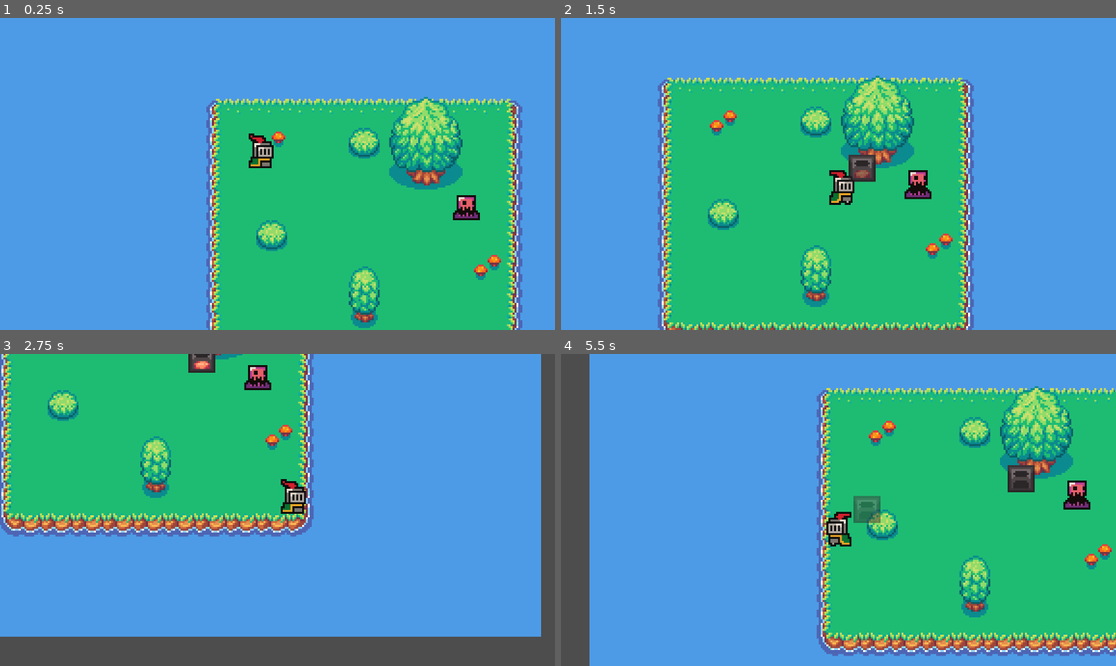
Above: before the commit, frames 1-4 (two rows, left to right).
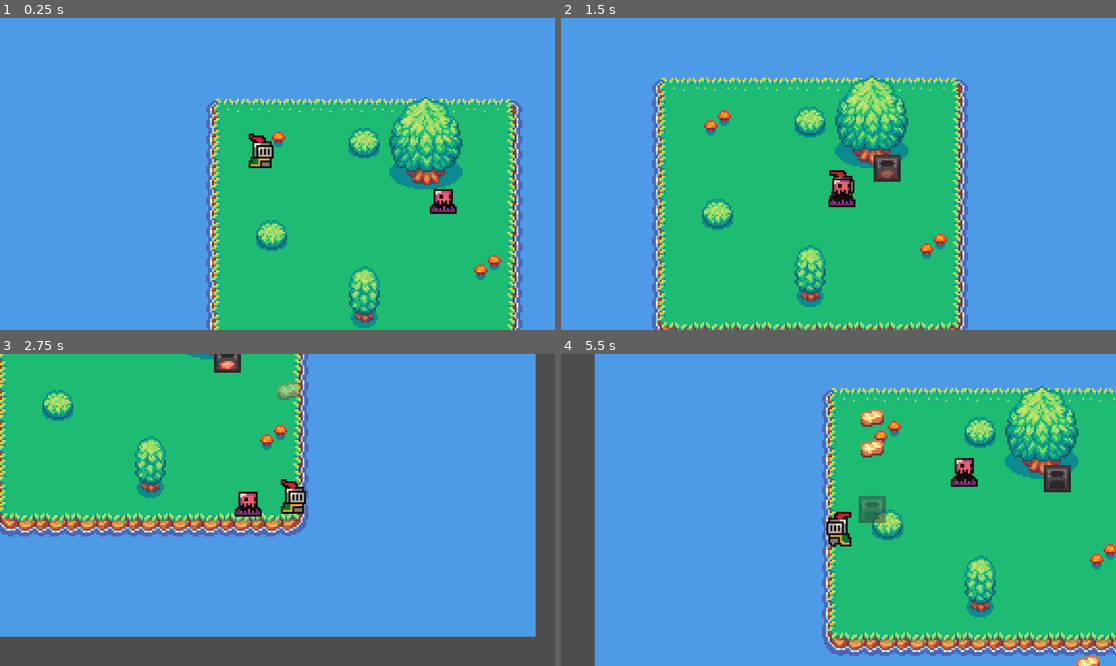
Above: after the commit, the same moments.

Repository: AlexAb123/May-Term
Game: Godot game, scene res://Scenes/Main.tscn
The game is run twice, just before and just after one commit, with the same random seed, the same clock (stepped at 60 frames per second) and the same inputs.
Inputs (mouse positions are in pixels of both pictures, inside the frame that each line leads up to):
- Up to frame 1 (0.25 s): no input
- Up to frame 2 (1.5 s): move the mouse to (960, 158) at 0.52 s; hold D (move_right) 0.53-1.28 s; tap G (g) at 0.6 s; click (960, 158) at 0.67 s; tap X (x) at 0.8, 1.35 s; move the mouse to (877, 167) at 1.27 s; hold S (move_down) from 1.28 s (still down); click (877, 167) at 1.42 s
- Up to frame 3 (2.75 s): tap Z (z) at 1.55, 2.1 s; move the mouse to (294, 375) at 2.02 s; release S (move_down) at 2.03 s; hold D (move_right) from 2.03 s (still down); click (294, 375) at 2.17 s; tap G (g) at 2.3 s
- Up to frame 4 (5.5 s): move the mouse to (810, 572) at 2.77 s; release D (move_right) at 2.78 s; hold W (move_up) 2.78-3.53 s; tap G (g) at 2.85, 4.55, 5.1 s; click (810, 572) at 2.92 s; tap X (x) at 3.05, 3.6, 5.3 s; move the mouse to (1005, 556) at 3.52 s; hold A (move_left) 3.53-5.03 s; tap Z (z) at 3.8, 4.35 s; move the mouse to (672, 463) at 4.27 s; move the mouse to (866, 510) at 5.02 s; hold S (move_down) from 5.03 s (still down); click (866, 510) at 5.17 s

The runs differ from the first frame. In frame 1, 0.6% of the frame differs, in the area x 77-87%, y 54-65%; in frame 2, 13%; in frame 3, 9.3%; in frame 4, 14%, in the area x 5-100%, y 0-100%.

Commit message:
c

Diff:
--- /dev/null
+++ b/Resources/Items/ITEM_Archer.tres
@@ -0,0 +1,12 @@
+[gd_resource type="Resource" script_class="PlaceableItem" load_steps=4 format=3 uid="uid://24o8tuukndqm"]
+
+[ext_resource type="PackedScene" uid="uid://bwxht4pvk6ljw" path="res://Scenes/Building Scenes/Defense Building Scenes/Archer.tscn" id="1_mc0io"]
+[ext_resource type="Script" path="res://Scripts/Resource Scripts/Item Scripts/Placeable_Item.gd" id="2_1kai3"]
+[ext_resource type="Texture2D" uid="uid://jvjggois8kt6" path="res://assets/Custom Sprites/Gold_Bar.png" id="3_0yupf"]
+
+[resource]
+script = ExtResource("2_1kai3")
+buildingScene = ExtResource("1_mc0io")
+name = "Archer"
+stackSize = 10
+sprite = ExtResource("3_0yupf")
--- a/Scenes/Building Scenes/Base Building Scenes/DefenseBuilding.tscn
+++ b/Scenes/Building Scenes/Base Building Scenes/DefenseBuilding.tscn
@@ -1,13 +1,23 @@
-[gd_scene load_steps=3 format=3 uid="uid://n0puljiygqrr"]
+[gd_scene load_steps=4 format=3 uid="uid://n0puljiygqrr"]
 
 [ext_resource type="PackedScene" uid="uid://dbg5hg88ngfkg" path="res://Scenes/Building Scenes/Base Building Scenes/Building.tscn" id="1_1tcue"]
 [ext_resource type="Script" path="res://Scripts/Building Scripts/DefenseBuilding.gd" id="2_6b44f"]
 
+[sub_resource type="CircleShape2D" id="CircleShape2D_55d75"]
+
 [node name="DefenseBuilding" instance=ExtResource("1_1tcue")]
 script = ExtResource("2_6b44f")
-deconstruct_time = null
-size = null
-health = null
-damage = null
-fire_rate = null
-range = null
+health = 0
+damage = 0
+fire_rate = 0.0
+range = 0.0
+
+[node name="DetectionArea2D" type="Area2D" parent="." index="3"]
+collision_layer = 2
+collision_mask = 2
+
+[node name="DetectionArea2DCollisionShape2D" type="CollisionShape2D" parent="DetectionArea2D" index="0"]
+shape = SubResource("CircleShape2D_55d75")
+
+[connection signal="body_entered" from="DetectionArea2D" to="." method="_on_detection_area_2d_body_entered"]
+[connection signal="body_exited" from="DetectionArea2D" to="." method="_on_detection_area_2d_body_exited"]
--- /dev/null
+++ b/Scenes/Building Scenes/Base Building Scenes/RecipeBuilding.tscn
@@ -0,0 +1,9 @@
+[gd_scene load_steps=3 format=3 uid="uid://c00dgnanymtoo"]
+
+[ext_resource type="PackedScene" uid="uid://dbg5hg88ngfkg" path="res://Scenes/Building Scenes/Base Building Scenes/Building.tscn" id="1_36igq"]
+[ext_resource type="Script" path="res://Scripts/Building Scripts/RecipeBuilding.gd" id="2_rwhkc"]
+
+[node name="RecipeBuilding" instance=ExtResource("1_36igq")]
+script = ExtResource("2_rwhkc")
+recipes = Array[Resource("res://Scripts/Resource Scripts/Recipe Scripts/Recipe.gd")]([])
+on_sprite = null
--- /dev/null
+++ b/Scenes/Building Scenes/Defense Building Scenes/Archer.tscn
@@ -0,0 +1,12 @@
+[gd_scene load_steps=3 format=3 uid="uid://bwxht4pvk6ljw"]
+
+[ext_resource type="PackedScene" uid="uid://n0puljiygqrr" path="res://Scenes/Building Scenes/Base Building Scenes/DefenseBuilding.tscn" id="1_htjw4"]
+[ext_resource type="Texture2D" uid="uid://jvjggois8kt6" path="res://assets/Custom Sprites/Gold_Bar.png" id="2_qqoxo"]
+
+[node name="Archer" instance=ExtResource("1_htjw4")]
+health = 100
+damage = 10
+fire_rate = 10.0
+range = 25.0
+deconstruct_time = 0.1
+sprite = ExtResource("2_qqoxo")
--- a/Scenes/Building Scenes/Recipe Building Scenes/Furnace.tscn
+++ b/Scenes/Building Scenes/Recipe Building Scenes/Furnace.tscn
@@ -1,14 +1,12 @@
-[gd_scene load_steps=6 format=3 uid="uid://413lxhppw7hu"]
+[gd_scene load_steps=5 format=3 uid="uid://413lxhppw7hu"]
 
-[ext_resource type="PackedScene" uid="uid://dbg5hg88ngfkg" path="res://Scenes/Building Scenes/Base Building Scenes/Building.tscn" id="1_h0bn5"]
-[ext_resource type="Script" path="res://Scripts/Building Scripts/RecipeBuilding.gd" id="2_w5ucj"]
+[ext_resource type="PackedScene" uid="uid://c00dgnanymtoo" path="res://Scenes/Building Scenes/Base Building Scenes/RecipeBuilding.tscn" id="1_uap2c"]
 [ext_resource type="Resource" uid="uid://b2nptf5b3kgjr" path="res://Resources/Recipes/RECIPE_Iron_Ore_Smelting.tres" id="3_t4pgb"]
 [ext_resource type="Texture2D" uid="uid://du0w48jwxg63r" path="res://assets/Custom Sprites/Furnace_On.png" id="4_dmqp5"]
 [ext_resource type="Texture2D" uid="uid://wuof8losfo5a" path="res://assets/Custom Sprites/Furnace.Off.png" id="5_o64gn"]
 
-[node name="Furnace" instance=ExtResource("1_h0bn5")]
-script = ExtResource("2_w5ucj")
+[node name="Furnace" instance=ExtResource("1_uap2c")]
 recipes = Array[Resource("res://Scripts/Resource Scripts/Recipe Scripts/Recipe.gd")]([ExtResource("3_t4pgb")])
 on_sprite = ExtResource("4_dmqp5")
-deconstruct_time = 1.0
+deconstruct_time = 0.1
 sprite = ExtResource("5_o64gn")
--- a/Scenes/Enemy Scenes/Enemy.tscn
+++ b/Scenes/Enemy Scenes/Base Enemy Scenes/Enemy.tscn
@@ -1,5 +1,6 @@
-[gd_scene load_steps=14 format=3 uid="uid://b3xvsbpqeyd3s"]
+[gd_scene load_steps=15 format=3 uid="uid://b3xvsbpqeyd3s"]
 
+[ext_resource type="Script" path="res://Scripts/Enemy Scripts/Enemy.gd" id="1_8cx2i"]
 [ext_resource type="Texture2D" uid="uid://cspf1k2foi5dl" path="res://assets/sprites/slime_purple.png" id="1_pijau"]
 
 [sub_resource type="AtlasTexture" id="AtlasTexture_etw0v"]
@@ -96,13 +97,13 @@
 
 [node name="Enemy" type="CharacterBody2D"]
 y_sort_enabled = true
+motion_mode = 1
+script = ExtResource("1_8cx2i")
 
 [node name="AnimatedSprite2D" type="AnimatedSprite2D" parent="."]
 sprite_frames = SubResource("SpriteFrames_mfmcn")
 animation = &"death"
 autoplay = "idle"
-frame = 3
-frame_progress = 1.0
 offset = Vector2(2.08165e-12, -10)
 
 [node name="CollisionShape2D" type="CollisionShape2D" parent="."]
--- a/Scenes/Main.tscn
+++ b/Scenes/Main.tscn
@@ -3,7 +3,7 @@
 [ext_resource type="PackedScene" uid="uid://cqbjmjoub20yy" path="res://Scenes/Player.tscn" id="1_pu1qa"]
 [ext_resource type="PackedScene" uid="uid://x1y5wk4ik7t2" path="res://Scenes/Camera.tscn" id="3_nd7p8"]
 [ext_resource type="PackedScene" uid="uid://rorfcs1w02g0" path="res://Scenes/Level_1.tscn" id="4_241aj"]
-[ext_resource type="PackedScene" uid="uid://b3xvsbpqeyd3s" path="res://Scenes/Enemy Scenes/Enemy.tscn" id="6_120ga"]
+[ext_resource type="PackedScene" uid="uid://b3xvsbpqeyd3s" path="res://Scenes/Enemy Scenes/Base Enemy Scenes/Enemy.tscn" id="6_120ga"]
 
 [node name="Main" type="Node2D"]
 y_sort_enabled = true
@@ -17,4 +17,5 @@
 
 [node name="Enemy" parent="." instance=ExtResource("6_120ga")]
 position = Vector2(61, -2)
-collision_layer = 3
+collision_layer = 2
+collision_mask = 2
--- a/Scenes/Player.tscn
+++ b/Scenes/Player.tscn
@@ -4,9 +4,8 @@
 [ext_resource type="Resource" uid="uid://ctegtfrflqve6" path="res://Resources/Items/ITEM_Furnace.tres" id="2_3k7x3"]
 [ext_resource type="Texture2D" uid="uid://c2ikd5at4f3jv" path="res://assets/sprites/knight.png" id="2_ljflb"]
 
-[sub_resource type="CapsuleShape2D" id="CapsuleShape2D_7n2qk"]
-radius = 3.00164
-height = 11.9992
+[sub_resource type="CircleShape2D" id="CircleShape2D_gwfyl"]
+radius = 3.0
 
 [sub_resource type="AtlasTexture" id="AtlasTexture_78dkm"]
 atlas = ExtResource("2_ljflb")
@@ -163,6 +162,7 @@
 
 [node name="Player" type="CharacterBody2D"]
 collision_layer = 3
+motion_mode = 1
 script = ExtResource("1_fb2bp")
 selected_item = ExtResource("2_3k7x3")
 
@@ -170,7 +170,7 @@
 y_sort_enabled = true
 position = Vector2(2.08165e-12, -1)
 rotation = 1.58242
-shape = SubResource("CapsuleShape2D_7n2qk")
+shape = SubResource("CircleShape2D_gwfyl")
 
 [node name="AnimatedSprite2D" type="AnimatedSprite2D" parent="."]
 sprite_frames = SubResource("SpriteFrames_ra3uj")
--- a/Scripts/Building Scripts/DefenseBuilding.gd
+++ b/Scripts/Building Scripts/DefenseBuilding.gd
@@ -7,20 +7,26 @@
 @export var fire_rate: float
 @export var range: float
 
-@onready var area_shape: CollisionShape2D = $
+@onready var detection_area: Area2D = $DetectionArea2D
+@onready var detection_shape: CollisionShape2D = $DetectionArea2D/DetectionArea2DCollisionShape2D
 
 var hasTarget: bool
 
 func _ready():
+	super()
+	detection_shape.shape.radius = range
+
+func _process(delta):
+
 	pass
 
-func _process(delta):
-	pass
+func _on_detection_area_2d_body_entered(body):
+	hasTarget = true
+	print(body)
+	print("enter")
 
 
-func _on_detection_area_body_entered(body):
-	hasTarget = true
-
-
-func _on_detection_area_body_exited(body):
+func _on_detection_area_2d_body_exited(body):
 	hasTarget = false
+	print(body)
+	print("exit")
--- a/Scripts/Enemy Scripts/Enemy.gd
+++ b/Scripts/Enemy Scripts/Enemy.gd
@@ -1,7 +1,7 @@
 extends CharacterBody2D
 @onready var animated_sprite = get_node("AnimatedSprite2D")
 
-@export var speed: int
+@export var speed: int = 50
 @export var damage: int
 @export var health: int
 @export var armor: int
@@ -9,20 +9,24 @@
 var targets: Array[int]
 var curr: Node
 
+@onready var player: Player = owner.get_node("Player")
 
-func _on_detection_area_body_entered(body):
-	print(body.name)
-	if "Building" in body.name:
-		var temp = []
-		#currTargets = get_node("Tower").get_overlapping_bodies()
-		hasTarget = true
+#
+#func _on_detection_area_body_entered(body):
+	#print(body.name)
+	#if "Building" in body.name:
+		#var temp = []
+		##currTargets = get_node("Tower").get_overlapping_bodies()
+		#hasTarget = true
 
 
-func _on_detection_area_body_exited(body):
-	hasTarget = false
+#func _on_detection_area_body_exited(body):
+	#hasTarget = false
 
 func _physics_process(delta):
-	if hasTarget:
-		print("TARGET")
-	else:
-		pass
+	#if hasTarget:
+		#print("TARGET")
+	#else:
+		#pass
+	velocity = (player.global_position - global_position).normalized()*speed
+	move_and_slide()
--- a/Scripts/Player Scripts/Player.gd
+++ b/Scripts/Player Scripts/Player.gd
@@ -51,6 +51,8 @@
 		select_item(null)
 	if Input.is_action_just_pressed("x"):
 		select_item(Database.item_database["Furnace"])
+	if Input.is_action_just_pressed("g"):
+		select_item(Database.item_database["Archer"])
 
 	var mouse_position: Vector2 = get_global_mouse_position()
 
--- a/Scripts/Singletons/Database.gd
+++ b/Scripts/Singletons/Database.gd
@@ -3,16 +3,21 @@
 var item_database: Dictionary
 var item_directory = "res://Resources/Items/"
 
+var enemy_database: Dictionary
+var enemy_directory = "res://Scenes/Enemy Scenes/Usable Enemy Scenes/"
+
 # Called when the node enters the scene tree for the first time.
 func _ready():
-	item_database = read_files(item_directory, "ITEM_")
+	item_database = read_files(item_directory, "ITEM_", ".tres")
+	enemy_database = read_files(enemy_directory, "", ".tscn")
 	print(item_database)
+	print(enemy_database)
 
 # Called every frame. 'delta' is the elapsed time since the previous frame.
 func _process(delta):
 	pass
 
-func read_files(directory: String, prefix: String):
+func read_files(directory: String, prefix: String, suffix: String):
 	var database = {}
 	var dir = DirAccess.open(directory)
 	if dir:
@@ -24,7 +29,7 @@
 				pass
 			else:
 				#print("Found file: " + file_name)
-				database[file_name.trim_prefix(prefix).trim_suffix(".tres")] = load(directory + file_name)
+				database[file_name.trim_prefix(prefix).trim_suffix(suffix)] = load(directory + file_name)
 			file_name = dir.get_next()
 		dir.list_dir_end()
 	else:
